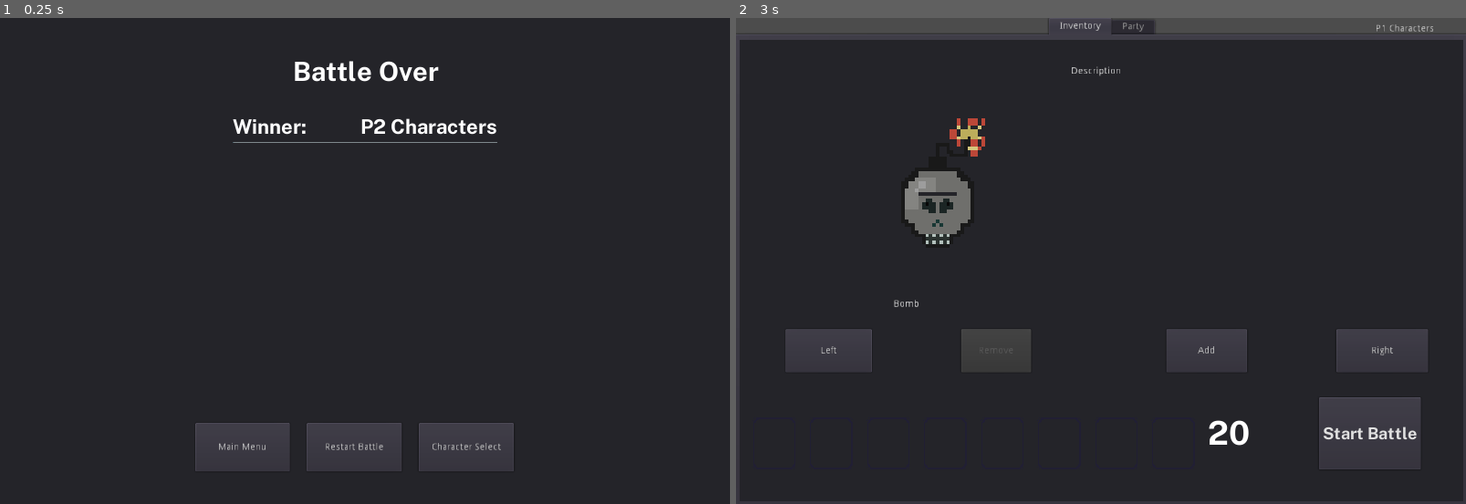
Above: before the commit, frames 1-2 (left to right).
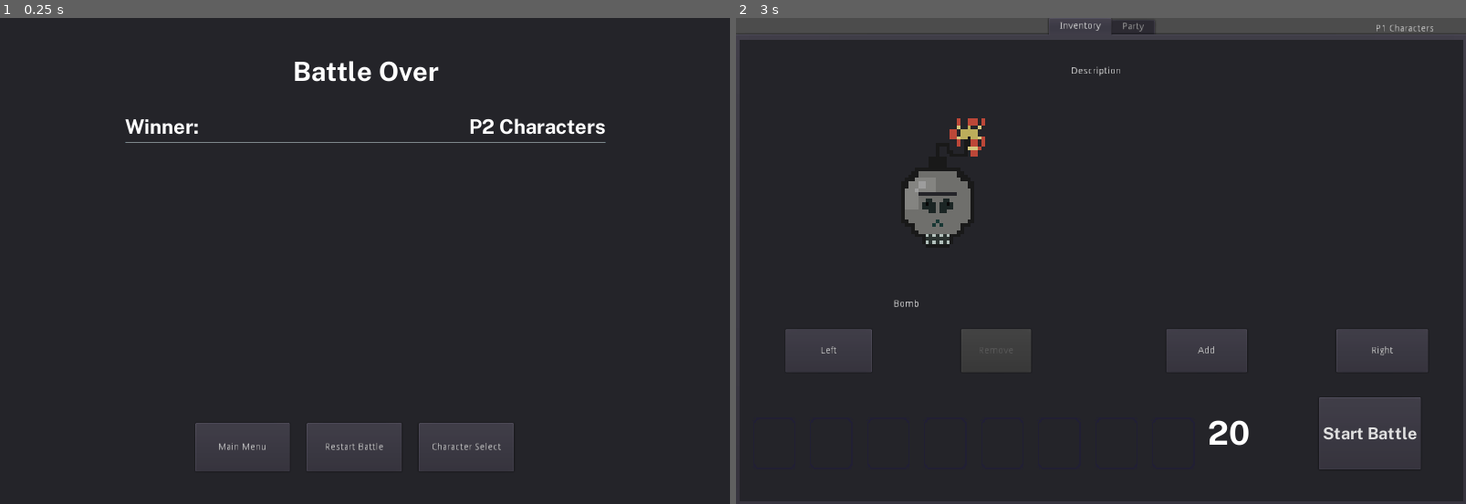
Above: after the commit, the same moments.

Repository: SiTOTG/Magic-Wars
Game: Godot game, scene res://Debug/DebugGameOver.tscn
Two runs of this game, one before a commit and one after it. Both use one fixed random seed, a clock stepped at 60 frames per second and the inputs below. This scene is started directly instead of the project's main scene. The engine's default icon, where the game draws it, is replaced by a stand-in: a white triangle on a blue panel in a dark square.
Inputs:
- Up to frame 1 (0.25 s): no input
- Up to frame 2 (3 s): click "Restart Battle" at 0.5 s; click "Restart Battle" at 1.25 s; click "Restart Battle" at 2 s; click "Character Select" at 2.75 s

The runs differ from the first frame. In frame 1, 0.9% of the frame differs, in the area x 17-83%, y 20-26%; in frame 2, nothing differs.

Commit message:
Add damage statistics to battle

Diff:
--- a/Character/CharacterNode.gd
+++ b/Character/CharacterNode.gd
@@ -11,7 +11,8 @@
 signal death
 signal hp_updated(curhp, maxhp)
 signal mp_updated(curmp, maxmp)
-#signal cd_updated()
+
+signal damage_dealt(origin, target, damage)
 
 # warning-ignore:export_hint_type_mistmatch
 export (NodePath) onready var special_path = "Specials/Magic" setget set_special
@@ -42,11 +43,17 @@
 	emit_signal("mp_updated", mp, character.max_mp)
 
 func attack(target: CharacterNode, var flat_damage: int, var damage_scale: int):
-	target.do_damage(flat_damage+damage_scale*character.damage)
+	var actual_damage = target.do_damage(flat_damage+damage_scale*character.damage)
+	emit_signal("damage_dealt", self, target, actual_damage)
 
-func do_damage(damage: int):
+
+func do_damage(damage: int) -> int:
 	if not is_defending:
-		self.hp -= damage
+		var new_hp = clamp(self.hp - damage, 0, character.max_hp)
+		var actual_damage = hp - new_hp
+		self.hp = new_hp
+		return actual_damage
+	return 0
 
 func start_turn():
 	is_defending = false
--- a/Debug/DebugGameOver.gd
+++ b/Debug/DebugGameOver.gd
@@ -10,7 +10,19 @@
 	statistics.number_of_turns = 4
 	var p1 = BattleStatistics.PlayerStats.new()
 	p1.winner = false
+	var char_stats = BattleStatistics.CharacterStats.new()
+	char_stats.alive = false
+	char_stats.damage_taken = 6
+	char_stats.damage_dealt = 2
+	char_stats.damage_healed = 0
+	p1.character_stats[0] = char_stats
 	var p2 = BattleStatistics.PlayerStats.new()
+	char_stats = BattleStatistics.CharacterStats.new()
+	char_stats.alive = true
+	char_stats.damage_taken = 2
+	char_stats.damage_dealt = 6
+	char_stats.damage_healed = 0
+	p2.character_stats[0] = char_stats
 	p2.winner = true
 	statistics.players["P1 Characters"] = p1
 	statistics.players["P2 Characters"] = p2
--- a/World/Battle/Battle.gd
+++ b/World/Battle/Battle.gd
@@ -13,6 +13,7 @@
 
 var game_over: = false
 var statistics: BattleStatistics
+var characterStatisticsIndex: Dictionary = {}
 
 func _ready():
 	statistics = BattleStatistics.new()
@@ -31,6 +32,8 @@
 			character_node.character = character
 			character_node.add_to_group(player.player_group)
 			character_node.player = player
+			character_node.connect("damage_dealt", self, "_on_damage_dealt__collect_statistics")
+			characterStatisticsIndex[character_node] = character_statistics
 			var character_slot: CharacterSlot = character_slot_list.get_child(slot)
 			character_slot.add_child(character_node)
 			character_slot.init_ready()
@@ -58,6 +61,15 @@
 	if turn_order.current_turn:
 		turn_order.current_turn.start_turn()
 		action_list.add_action(turn_order.current_turn.special.get_action())
+
+func _on_damage_dealt__collect_statistics(origin: CharacterNode, target: CharacterNode, damage: int):
+	var origin_character_stats = characterStatisticsIndex[origin] as BattleStatistics.CharacterStats
+	var target_character_stats = characterStatisticsIndex[target] as BattleStatistics.CharacterStats
+	if damage > 0:
+		origin_character_stats.damage_dealt += damage
+		target_character_stats.damage_taken += damage
+	elif damage < 0:
+		origin_character_stats.damage_healed -= damage
 
 func _check_gameover_condition():
 	yield(get_tree(),"idle_frame")
--- a/World/Battle/BattleStatistics.gd
+++ b/World/Battle/BattleStatistics.gd
@@ -7,8 +7,43 @@
 	var winner: bool = true
 	var character_stats := {}
 
+	var damage_dealt_total setget set_damage_dealt_total, get_damage_dealt_total
+	func set_damage_dealt_total(_value):
+		printerr("Damage dealt is automatically calculated, and should not be setted")
+
+	func get_damage_dealt_total():
+		var total := 0
+		for character_slot in character_stats:
+			var char_stats = character_stats[character_slot] as CharacterStats
+			total += char_stats.damage_dealt
+		return total
+
+	var damage_taken_total setget set_damage_taken_total, get_damage_taken_total
+	func set_damage_taken_total(_value):
+		printerr("Damage taken is automatically calculated, and should not be setted")
+
+	func get_damage_taken_total():
+		var total := 0
+		for character_slot in character_stats:
+			var char_stats = character_stats[character_slot] as CharacterStats
+			total += char_stats.damage_taken
+		return total
+
+	var damage_healed_total setget set_damage_healed_total, get_damage_healed_total
+	func set_damage_healed_total(_value):
+		printerr("Damage healed is automatically calculated, and should not be setted")
+
+	func get_damage_healed_total():
+		var total := 0
+		for character_slot in character_stats:
+			var char_stats = character_stats[character_slot] as CharacterStats
+			total += char_stats.damage_healed
+		return total
+
 class CharacterStats:
 	var damage_dealt := 0
+	var damage_taken := 0
+	var damage_healed := 0
 	var alive: bool = true
 
 var players := {} # Player stats
--- a/World/Battle/GameOver/GameOver.gd
+++ b/World/Battle/GameOver/GameOver.gd
@@ -24,6 +24,14 @@
 				winner = player_group
 			else:
 				winner = "Draw"
+		scores_to_show.append(Score.new(
+			"Damage dealt by " + player_group,
+			player.damage_dealt_total
+		))
+		scores_to_show.append(Score.new(
+			"Damage healed by " + player_group,
+			player.damage_healed_total
+		))
 	winnerItemValue.text = winner
 	scores_to_show.append(Score.new(
 		"Number of turns",
--- a/World/Battle/GameOver/GameOver.tscn
+++ b/World/Battle/GameOver/GameOver.tscn
@@ -6,6 +6,11 @@
 
 [sub_resource type="DynamicFont" id=1]
 size = 40
+font_data = ExtResource( 1 )
+
+[sub_resource type="DynamicFont" id=3]
+resource_local_to_scene = true
+size = 30
 font_data = ExtResource( 1 )
 
 [sub_resource type="ButtonGroup" id=2]
@@ -36,22 +41,35 @@
 anchor_top = 0.5
 anchor_right = 0.5
 anchor_bottom = 0.5
-margin_left = -196.0
+margin_left = -356.0
 margin_top = -216.0
-margin_right = 196.0
+margin_right = 356.0
 margin_bottom = 224.0
 
 [node name="ScoreList" type="VBoxContainer" parent="Panel/ScrollContainer"]
-margin_right = 392.0
+margin_right = 712.0
 margin_bottom = 44.0
 size_flags_horizontal = 3
 
 [node name="WinnerItem" parent="Panel/ScrollContainer/ScoreList" instance=ExtResource( 2 )]
-margin_right = 392.0
+margin_right = 712.0
+
+[node name="Name" parent="Panel/ScrollContainer/ScoreList/WinnerItem" index="0"]
+margin_top = 0.0
+margin_right = 675.0
+margin_bottom = 36.0
+custom_fonts/font = SubResource( 3 )
+
+[node name="Value" parent="Panel/ScrollContainer/ScoreList/WinnerItem" index="1"]
+margin_left = 679.0
+margin_top = 0.0
+margin_right = 712.0
+margin_bottom = 36.0
+custom_fonts/font = SubResource( 3 )
 
 [node name="HSeparator" type="HSeparator" parent="Panel/ScrollContainer/ScoreList"]
 margin_top = 40.0
-margin_right = 392.0
+margin_right = 712.0
 margin_bottom = 44.0
 
 [node name="Timer" type="Timer" parent="."]
@@ -90,3 +108,5 @@
 [connection signal="pressed" from="HBoxContainer/MainMenu" to="." method="_on_MainMenu_pressed"]
 [connection signal="pressed" from="HBoxContainer/RestartBattle" to="." method="_on_RestartBattle_pressed"]
 [connection signal="pressed" from="HBoxContainer/CharacterSelect" to="." method="_on_CharacterSelect_pressed"]
+
+[editable path="Panel/ScrollContainer/ScoreList/WinnerItem"]
--- a/World/Battle/GameOver/ScoreItem.tscn
+++ b/World/Battle/GameOver/ScoreItem.tscn
@@ -3,7 +3,8 @@
 [ext_resource path="res://Assets/font/PublicSans-Bold.ttf" type="DynamicFontData" id=1]
 
 [sub_resource type="DynamicFont" id=2]
-size = 30
+resource_local_to_scene = true
+size = 20
 font_data = ExtResource( 1 )
 
 [node name="ScoreItem" type="HBoxContainer"]
@@ -11,15 +12,17 @@
 margin_bottom = 36.0
 
 [node name="Name" type="Label" parent="."]
-margin_right = 515.0
-margin_bottom = 36.0
+margin_top = 6.0
+margin_right = 526.0
+margin_bottom = 30.0
 size_flags_horizontal = 3
 custom_fonts/font = SubResource( 2 )
 text = "Winner:"
 
 [node name="Value" type="Label" parent="."]
-margin_left = 519.0
+margin_left = 530.0
+margin_top = 6.0
 margin_right = 552.0
-margin_bottom = 36.0
+margin_bottom = 30.0
 custom_fonts/font = SubResource( 2 )
 text = "P1"
Not shown: 1 places in World/Battle/GameOver/GameOver.tscn that only renumber resources
